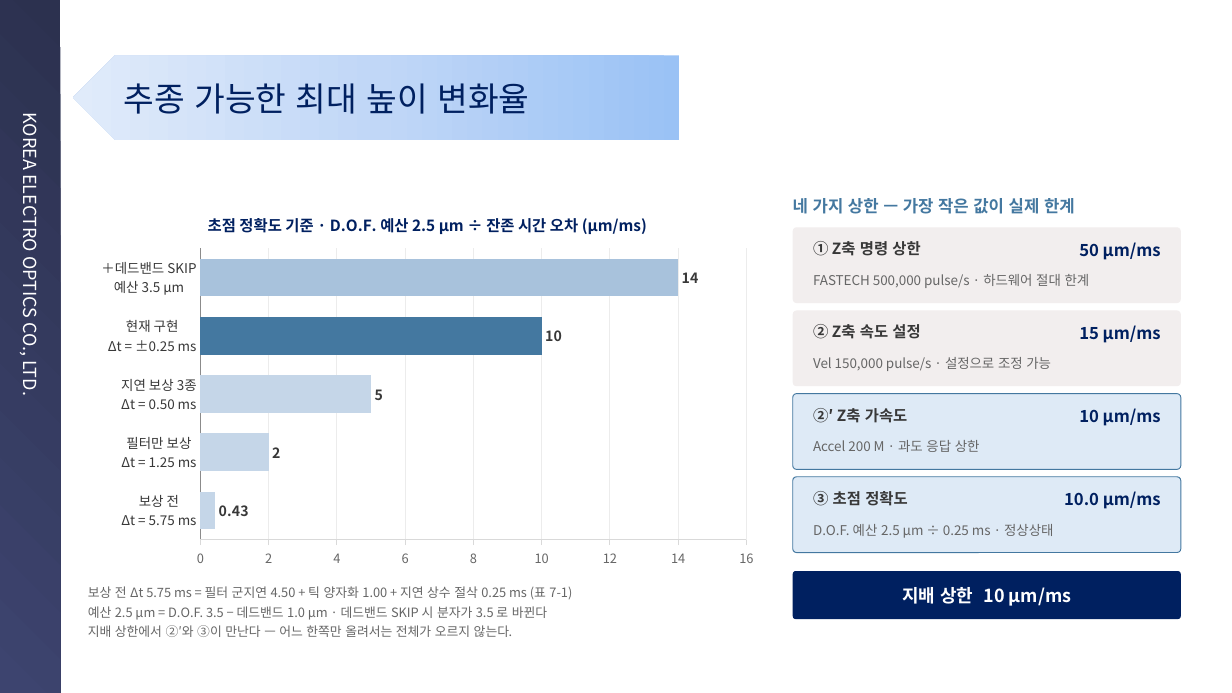
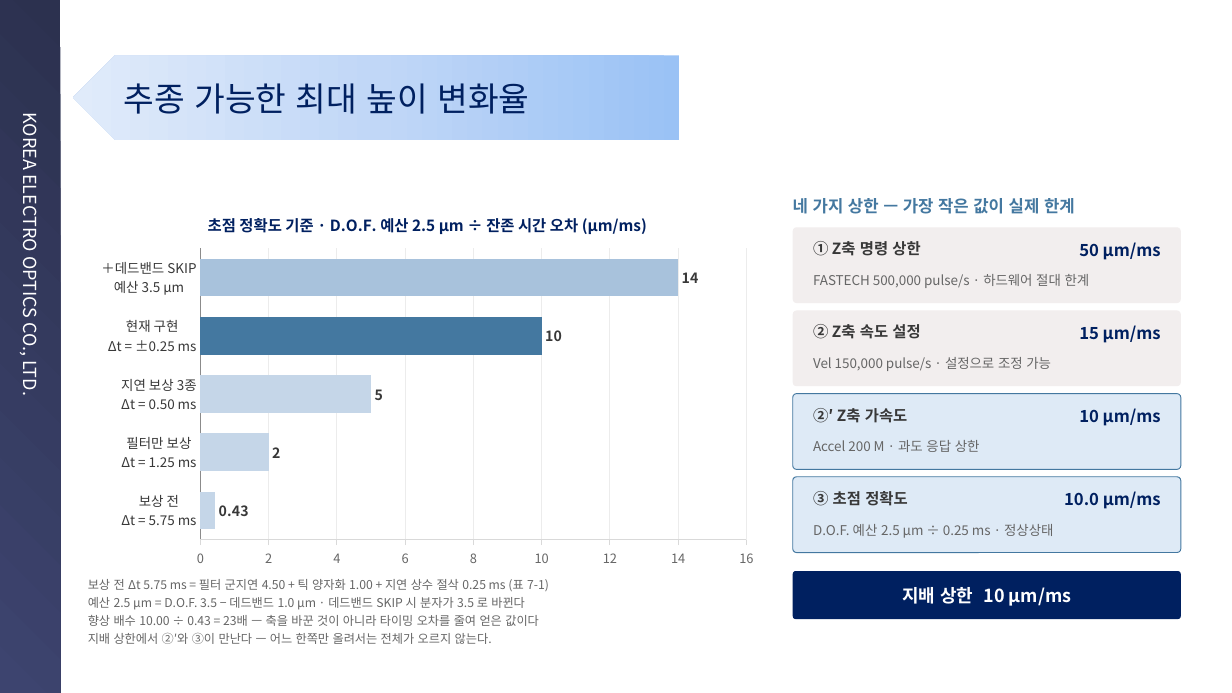
Before and after one commit to kyeongsunyu/SEQApp, a slide deck: slide 12 of Documents/기술경진대회/연구소기술경진대회_민수개발팀 윤경현_피드포워드 오토포커스_260901.pptx. Drawn at 1232x693 pixels with LibreOffice and Linux fonts; fonts in the diff are those of the drawing; background and template pictures are left out. Boxes give left, top, right and bottom in pixels: in the first picture for what was removed or moved away, otherwise in the second. Text is boxed around its words. In the diff, an @@ line names an element or a change of style, - is before the commit and + after.

```diff
--- a/Documents/기술경진대회/연구소기술경진대회_민수개발팀 윤경현_피드포워드 오토포커스_260901.pptx
+++ b/Documents/기술경진대회/연구소기술경진대회_민수개발팀 윤경현_피드포워드 오토포커스_260901.pptx
@@ text at bbox=[88, 579, 549, 644]: size 10 to 9.5 pt in "보상 전 Δt 5.75 ms = 필터 ...", "예산 2.5 µm = D.O.F. 3.5 − ...", "지배 상한에서 ②′와 ③이 만난다 — 어느 ..."; line spacing 1.18 to 1.15 @@
@@ text "보상 전 Δt 5.75 ms ...": place and size @@
-text "보상 전 Δt 5.75 ms ..." at bbox=[88, 586, 572, 637]
+text "보상 전 Δt 5.75 ms ..." at bbox=[88, 579, 549, 644]
@@ text at bbox=[88, 615, 539, 626]: paragraph added @@
+향상 배수 10.00 ÷ 0.43 = 23배 — 축을 바꾼 것이 아니라 타이밍 오차를 줄여 얻은 값이다
```
Also in this commit, not shown: 2 other slides changed, 1 other file.
